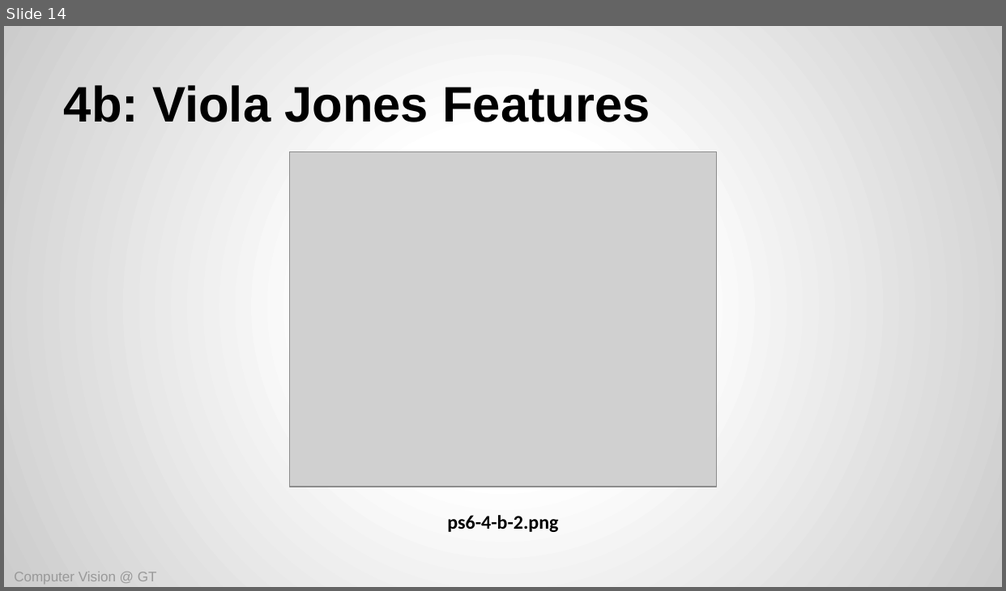
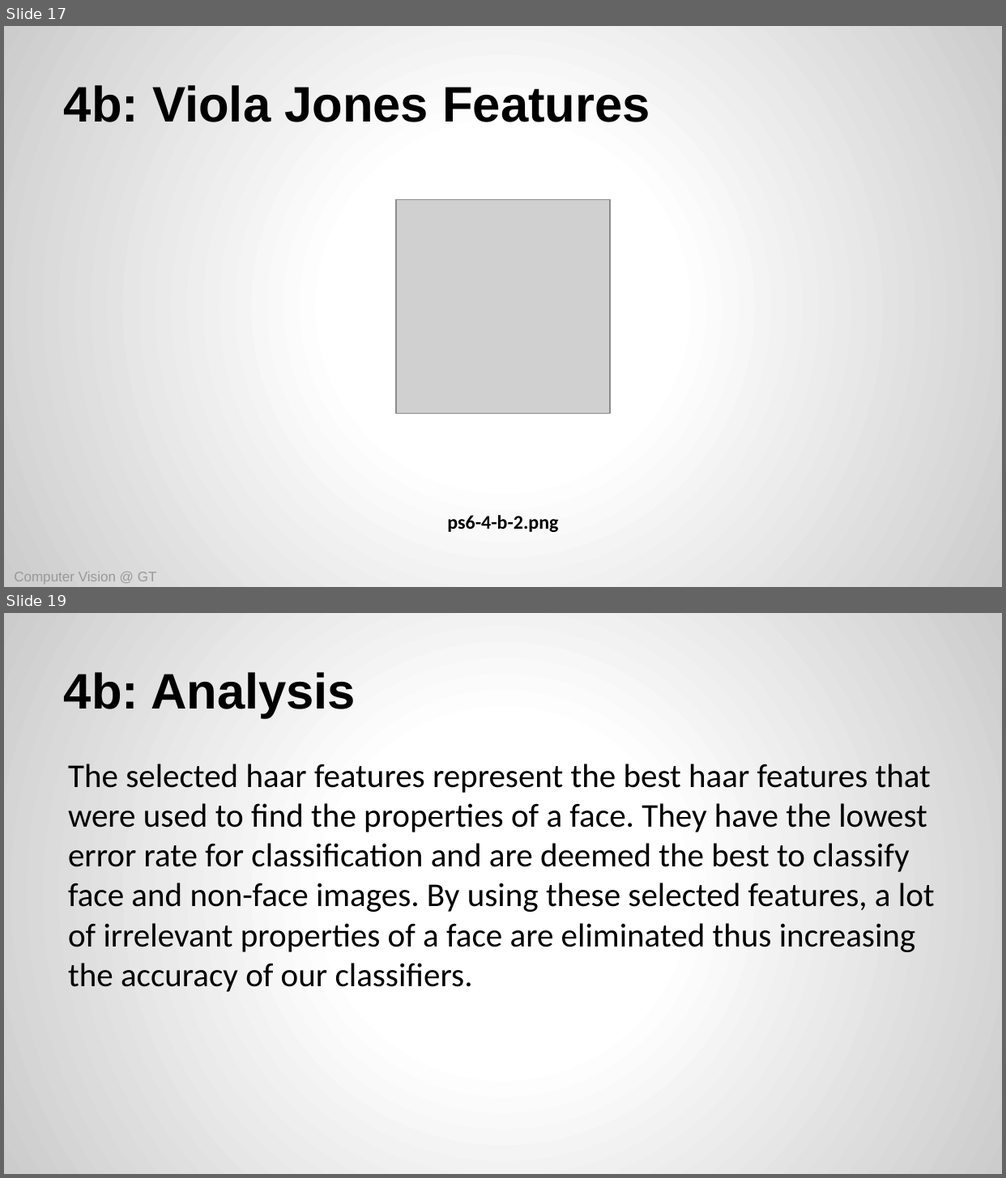
Before and after one commit to aten2001/ComputerVision-1, a slide deck: assignments/ps06/CS6476-PS6+Template.pptx. Shown one above the other, each under a label of ours: slide 14 before the commit, slides 17 and 19 after it; the slides between them are not shown. The pictures are 1006x591 and 1006x1178 pixels, drawn with LibreOffice and Linux fonts; fonts in the diff are those of the drawing; grey boxes stand for pictures. Boxes give left, top, right and bottom in pixels: in the first picture for what was removed or moved away, otherwise in the second. Text is boxed around its words. In the diff, an @@ line names an element or a change of style, - is before the commit and + after.

```diff
--- a/assignments/ps06/CS6476-PS6+Template.pptx
+++ b/assignments/ps06/CS6476-PS6+Template.pptx
@@ slide 19 added at [4,613,1002,1174], background gradient #FFFFFF to #CCCCCC @@
@@ title added at [64,672,356,718], 36 pt, text #000000, bold @@
+4b: Analysis
@@ text added at [68,764,935,992], 24 pt, text #000000 @@
+The selected haar features represent the best haar features that were used to find the properties of a face. They have the lowest error rate for classification and are deemed the best to classify face and non-face images. By using these selected features, a lot of irrelevant properties of a face are eliminated thus increasing the accuracy of our classifiers.
@@ what was slide 14 is now slide 17 @@
@@ slide 17 changed as well @@
@@ picture removed at [289,152,717,487] @@
@@ picture added at [396,199,610,413] @@
```
Also in this commit, not shown: 14 other slides changed, 4 other slides added, 1 slide removed, 42 other files.
